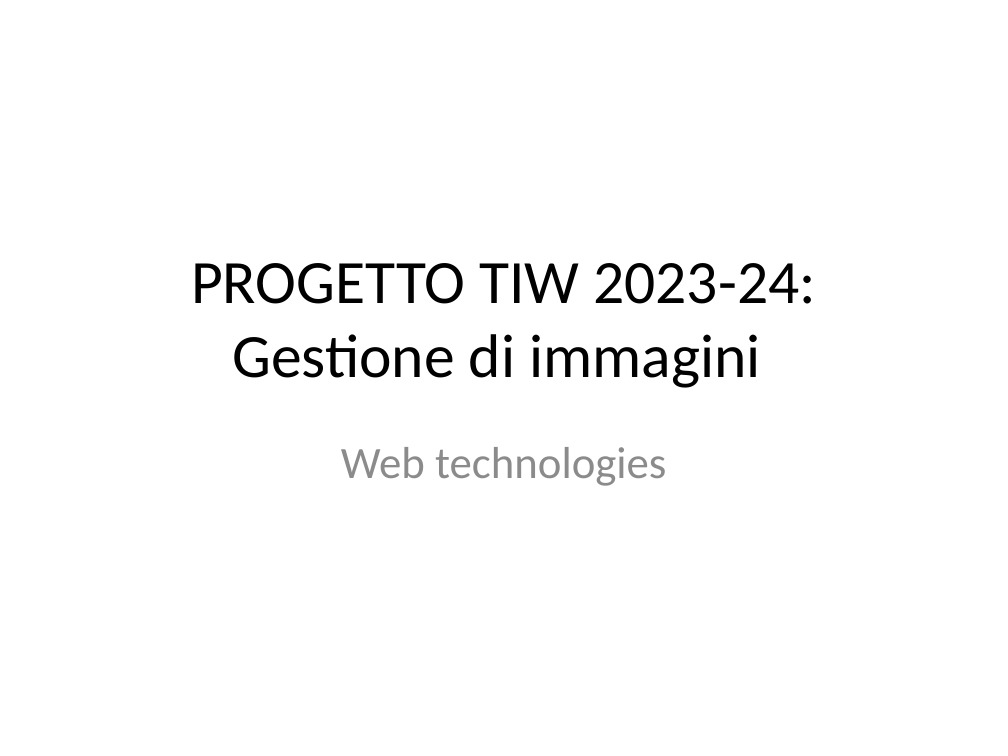
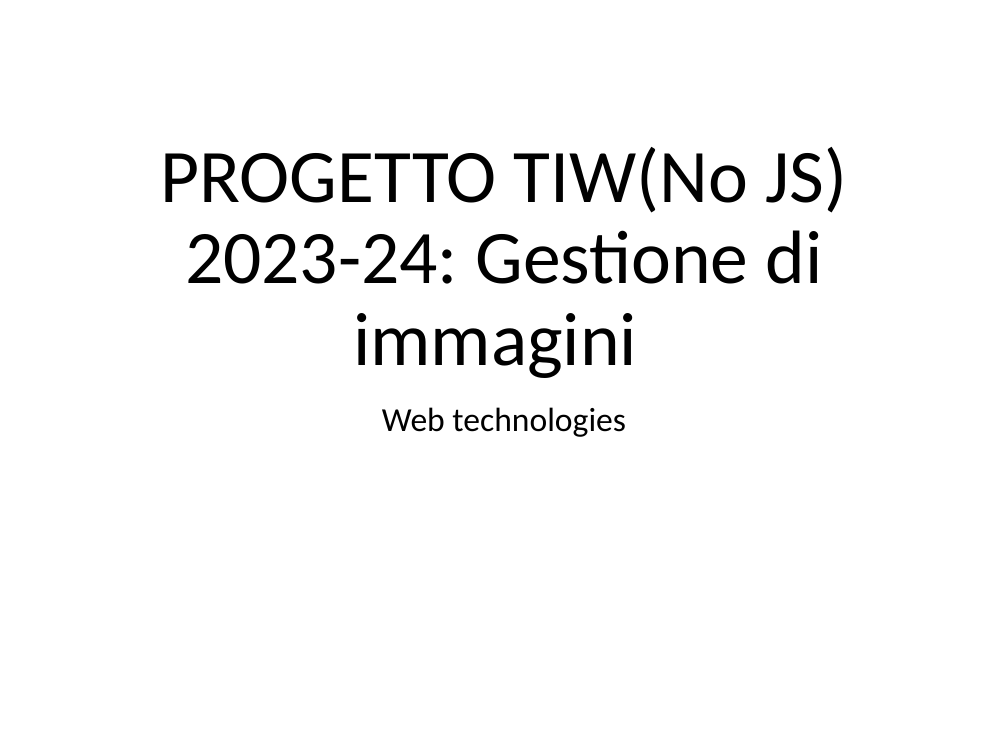
Before and after one commit to vittpall/ProgettoTIW, a slide deck: slide 1 of assets/progettazioneTiw.pptx. Drawn at 1008x756 pixels with LibreOffice and Linux fonts; fonts in the diff are those of the drawing. Boxes give left, top, right and bottom in pixels: in the first picture for what was removed or moved away, otherwise in the second. Text is boxed around its words. In the diff, an @@ line names an element or a change of style, - is before the commit and + after.

```diff
--- a/assets/progettazioneTiw.pptx
+++ b/assets/progettazioneTiw.pptx
@@ title "PROGETTO TIW(No JS) 2023-24: Gestione ..." at <box>160,147,847,378</box>: vertical alignment middle to bottom @@
@@ title at <box>160,147,847,378</box>: text changed; size 44 to 54 pt @@
-PROGETTO TIW 2023-24: Gestione di immagini
+PROGETTO TIW(No JS) 2023-24: Gestione di immagini
@@ subtitle "Web technologies": place and size @@
-subtitle "Web technologies" at <box>341,447,666,486</box>
+subtitle "Web technologies" at <box>382,407,626,437</box>
@@ subtitle "Web technologies" at <box>382,407,626,437</box>: size 32 to 24 pt, text colour #8C8C8C to #000000; line spacing 1 to 0.9; more space between paragraphs @@
```
Also in this commit, not shown: 6 other slides changed, 7 slides added, 3 slides removed.
